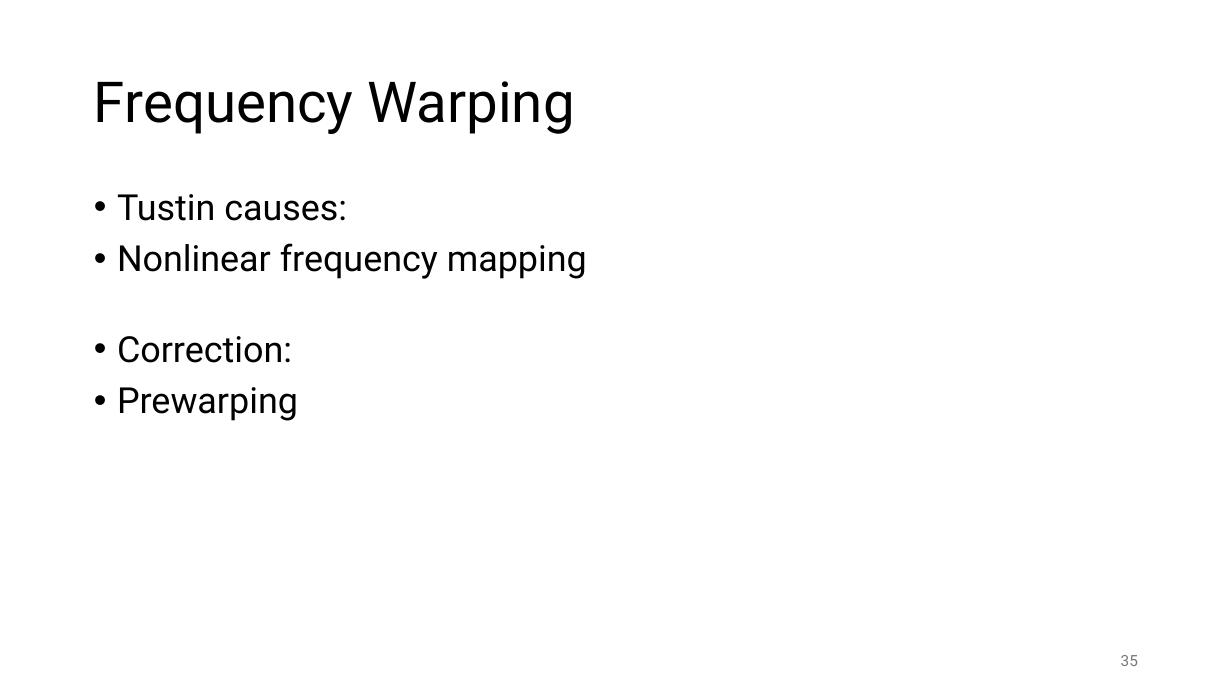
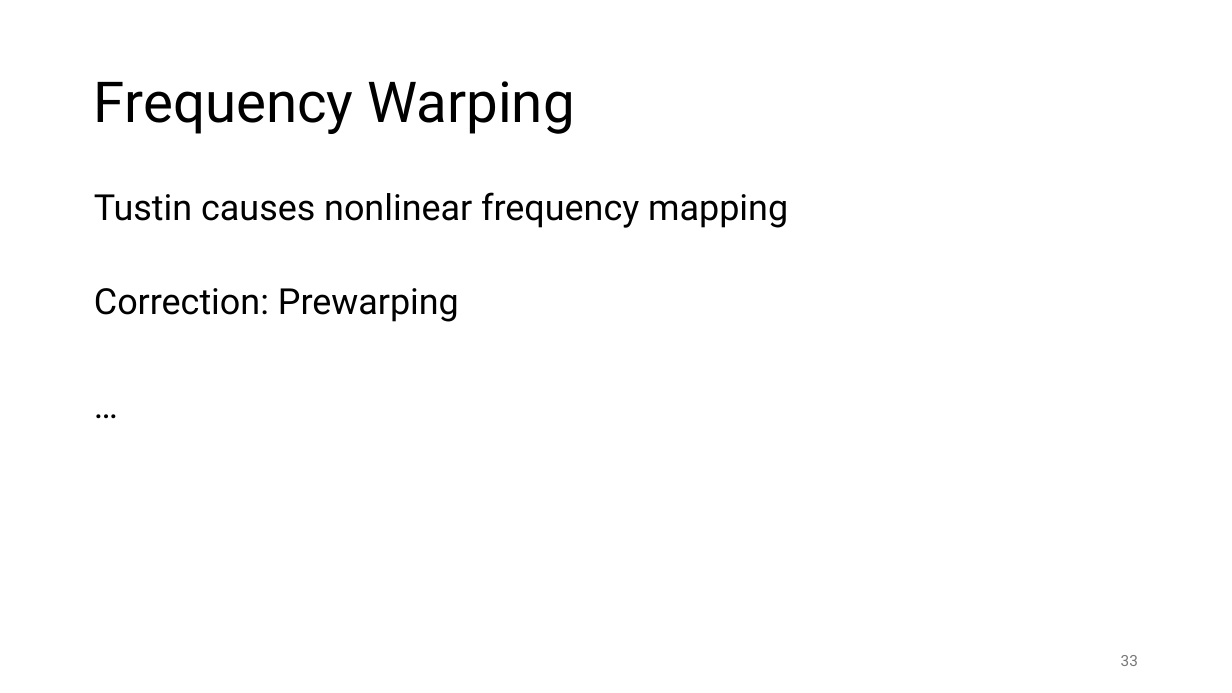
Before and after one commit to FelixWick/control_engineering, a slide deck: slide 33 of slides/6_discrete_controllers.pptx (slide 35 before the commit). Drawn at 1232x693 pixels with LibreOffice and Linux fonts; fonts in the diff are those of the drawing. Boxes give left, top, right and bottom in pixels: in the first picture for what was removed or moved away, otherwise in the second. Text is boxed around its words. In the diff, an @@ line names an element or a change of style, - is before the commit and + after.

```diff
--- a/slides/6_discrete_controllers.pptx
+++ b/slides/6_discrete_controllers.pptx
@@ text at [94,192,788,322]: text changed @@
-• Tustin causes:
-• Nonlinear frequency mapping
-• Correction:
-• Prewarping
+Tustin causes nonlinear frequency mapping
+Correction: Prewarping
+…
@@ page number at [1121,655,1138,666]: text changed @@
-35
+33
```
Also in this commit, not shown: 14 other slides changed, 2 slides added, 7 slides removed, 4 other files.
